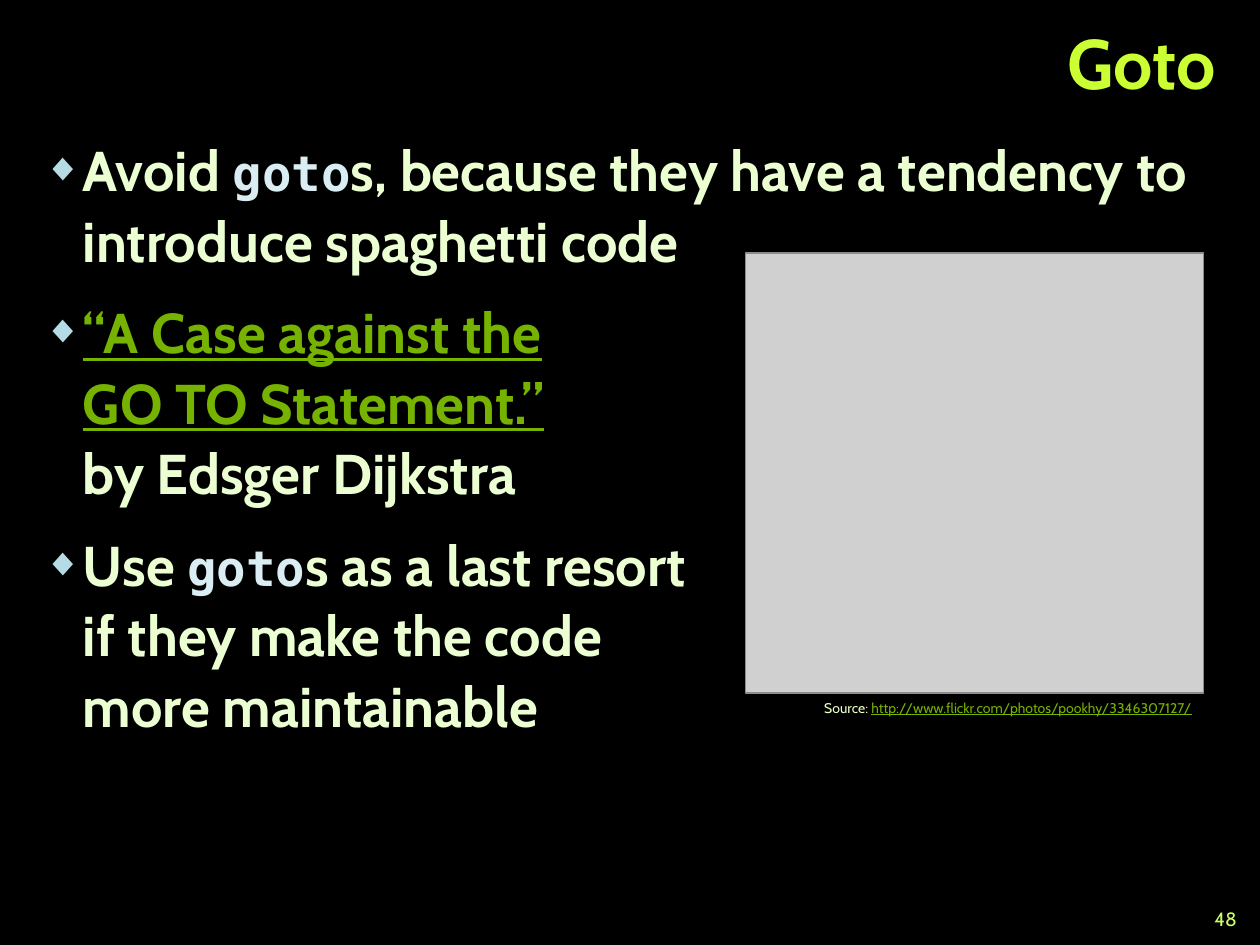
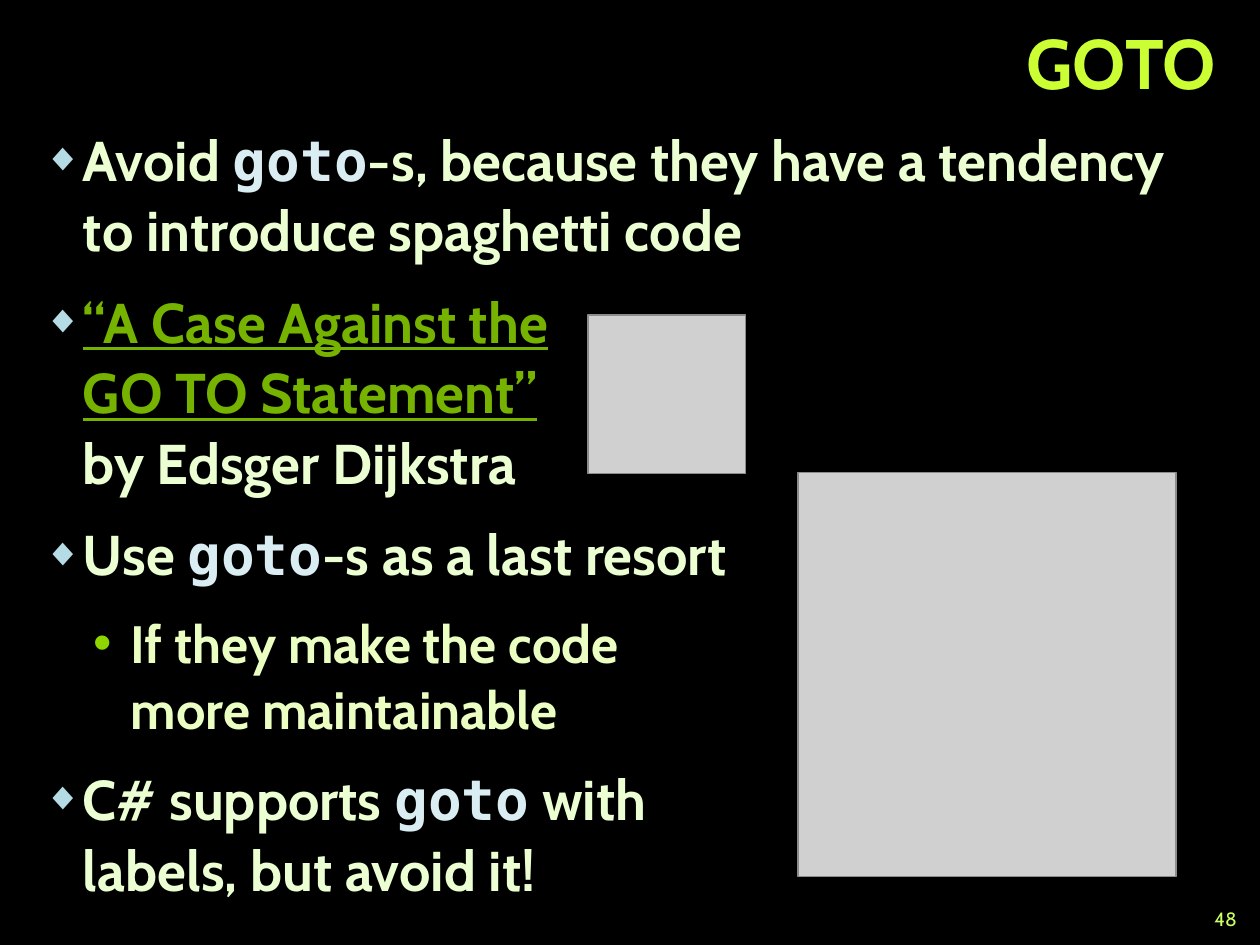
Before and after one commit to NikolayGenov/TelerikAcademy, a slide deck: slide 48 of KPK/Lectures/6. Using Control Structures, Conditional Statements and Loops.pptx. Drawn at 1260x945 pixels with LibreOffice and Linux fonts; fonts in the diff are those of the drawing; grey boxes stand for pictures; background and template pictures are left out. Boxes give left, top, right and bottom in pixels: in the first picture for what was removed or moved away, otherwise in the second. Text is boxed around its words. In the diff, an @@ line names an element or a change of style, - is before the commit and + after.

Commit message:
KPK Using conditionalStatementsLoops etc.

```diff
--- a/KPK/Lectures/6. Using Control Structures, Conditional Statements and Loops.pptx
+++ b/KPK/Lectures/6. Using Control Structures, Conditional Statements and Loops.pptx
@@ title at (1026, 39, 1216, 90): text changed @@
-Goto
+GOTO
@@ text at (83, 139, 1165, 897): text changed @@
-◆ Avoid gotos, because they have a tendency to introduce spaghetti code
-◆ “A Case against the
-  GO TO Statement.”
-  by Edsger Dijkstra
-◆ Use gotos as a last resort
-  if they make the code
-  more maintainable
+◆ Avoid goto-s, because they have a tendency to introduce spaghetti code
+◆ “A Case Against the
+  GO TO Statement”
+  by Edsger Dijkstra
+◆ Use goto-s as a last resort
+  • If they make the code
+    more maintainable
+◆ C# supports goto with
+  labels, but avoid it!
@@ picture removed at (746, 253, 1205, 693) @@
@@ picture added at (588, 315, 746, 474) @@
@@ picture added at (798, 472, 1176, 877) @@
@@ text removed at (824, 702, 1191, 717) @@
-Source: http://www.flickr.com/photos/pookhy/3346307127/
```
Also in this commit, not shown: 45 other slides changed, 17 other files.
